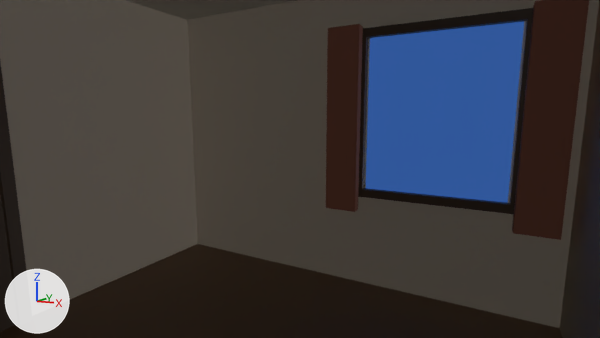
One commit to the Blender file Blender/CozyComputerRoom/cozycomputerroom.blend: the scene before it, then after it.
Before and after are seen from the file's camera 'HeroCam'. Every picture has the same lights, and +X, +Y and +Z are marked at lower left. The older version comes first.

Names of what the first picture shows: 'Ceiling', 'CurtainLeft', 'CurtainRight', 'DoorCasingRight', 'DoorPanel', 'Floor', 'WallBack', 'WallLeft', 'WallRight', 'WindowFrameBottom', 'WindowFrameTop', 'WindowGlow' and 2 more.
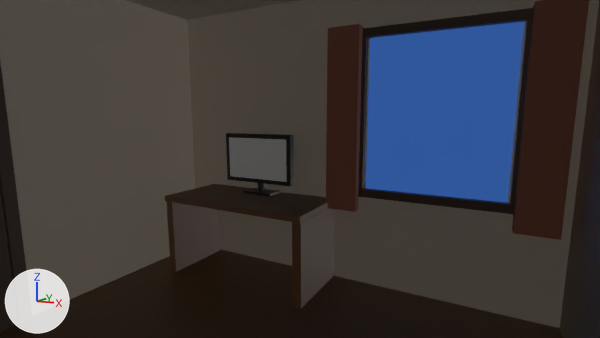
Boxes (x1, y1, x2, y2) around the edits, measured in the pictures (600 x 338 px):
'DeskTop', added: after (165, 184, 328, 223)
'DeskLegRight', added: after (292, 208, 334, 309)
'DeskLegLeft', added: after (167, 201, 221, 272)
'MonitorScreen', added: after (229, 137, 287, 182)
'MonitorFrame', added: after (226, 133, 294, 186)
'MonitorBase', added: after (243, 188, 280, 196)
'MonitorStand', added (mostly hidden): after (258, 183, 265, 192)

What changed in the scene script:
```text
Add mat_monitordark_material:
    mat_monitordark_material = principled_material('MonitorDark_Material')
    mat_monitordark_material.base_color = (0.025, 0.025, 0.03)  # dark grey #2c2c30
    mat_monitordark_material.metallic = 0.2
    mat_monitordark_material.roughness = 0.4
Add mat_deskwood_material:
    mat_deskwood_material = principled_material('DeskWood_Material')
    mat_deskwood_material.base_color = (0.16, 0.08, 0.04)  # brown #6f5038
Add me_monitorbase_mesh:
    me_monitorbase_mesh.from_pydata(...)  # a box spanning x -1.0..1.0, y -1.0..1.0, z -1.0..1.0
    me_monitorbase_mesh.materials.append(mat_monitordark_material)  # dark grey #2c2c30
Add me_monitorstand_mesh:
    me_monitorstand_mesh.from_pydata(...)  # a 32-sided cylinder along z spanning x -1.0..1.0, y -1.0..1.0, z -1.0..1.0
    me_monitorstand_mesh.materials.append(mat_monitordark_material)  # dark grey #2c2c30
Add me_monitorscreen_mesh:
    me_monitorscreen_mesh.from_pydata([(-1.0, -1.0, 0.0), (1.0, -1.0, 0.0), (1.0, 1.0, 0.0), (-1.0, 1.0, 0.0)], [], [(0, 1, 2, 3)])
Add me_monitorframe_mesh:
    me_monitorframe_mesh.from_pydata(...)  # a box spanning x -1.0..1.0, y -1.0..1.0, z -1.0..1.0
    me_monitorframe_mesh.materials.append(mat_monitordark_material)  # dark grey #2c2c30
Add me_desklegright_mesh:
    me_desklegright_mesh.from_pydata(...)  # a box spanning x -1.0..1.0, y -1.0..1.0, z -1.0..1.0
    me_desklegright_mesh.materials.append(mat_deskwood_material)  # brown #6f5038
Add me_desklegleft_mesh:
    me_desklegleft_mesh.from_pydata(...)  # a box spanning x -1.0..1.0, y -1.0..1.0, z -1.0..1.0
    me_desklegleft_mesh.materials.append(mat_deskwood_material)  # brown #6f5038
Add me_desktop_mesh:
    me_desktop_mesh.from_pydata(...)  # a box spanning x -1.0..1.0, y -1.0..1.0, z -1.0..1.0
    me_desktop_mesh.materials.append(mat_deskwood_material)  # brown #6f5038
Add ob_monitorbase:
    ob_monitorbase = bpy.data.objects.new('MonitorBase', me_monitorbase_mesh)
    ob_monitorbase.location = (-0.75, 1.47, 0.785)
    ob_monitorbase.scale = (0.16, 0.09, 0.01)
Add ob_monitorstand:
    ob_monitorstand = bpy.data.objects.new('MonitorStand', me_monitorstand_mesh)
    ob_monitorstand.location = (-0.75, 1.47, 0.84)
    ob_monitorstand.scale = (0.035, 0.035, 0.08)
Add ob_monitorscreen:
    ob_monitorscreen = bpy.data.objects.new('MonitorScreen', me_monitorscreen_mesh)
    ob_monitorscreen.location = (-0.75, 1.395, 1.13)
    ob_monitorscreen.rotation_euler = (1.571, 0.0, 0.0)  # degrees (90, 0, 0)
    ob_monitorscreen.scale = (0.34, 0.2, 1.0)
Add ob_monitorframe:
    ob_monitorframe = bpy.data.objects.new('MonitorFrame', me_monitorframe_mesh)
    ob_monitorframe.location = (-0.75, 1.43, 1.13)
    ob_monitorframe.scale = (0.38, 0.03, 0.24)
Add ob_desklegright:
    ob_desklegright = bpy.data.objects.new('DeskLegRight', me_desklegright_mesh)
    ob_desklegright.location = (-0.04, 1.25, 0.36)
    ob_desklegright.scale = (0.04, 0.33, 0.36)
Add ob_desklegleft:
    ob_desklegleft = bpy.data.objects.new('DeskLegLeft', me_desklegleft_mesh)
    ob_desklegleft.location = (-1.46, 1.25, 0.36)
    ob_desklegleft.scale = (0.04, 0.33, 0.36)
Add ob_desktop:
    ob_desktop = bpy.data.objects.new('DeskTop', me_desktop_mesh)
    ob_desktop.location = (-0.75, 1.25, 0.75)
    ob_desktop.scale = (0.75, 0.35, 0.025)
```
